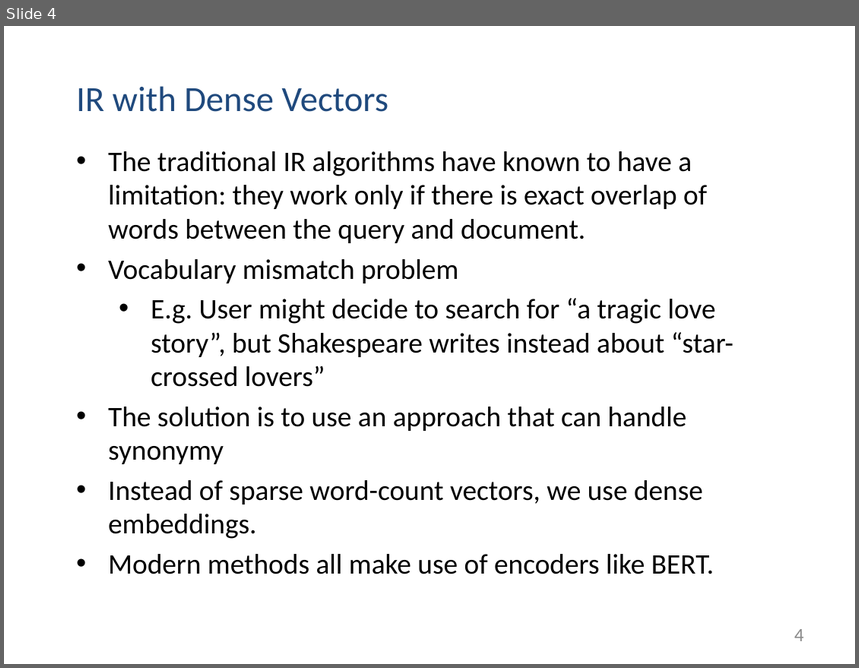
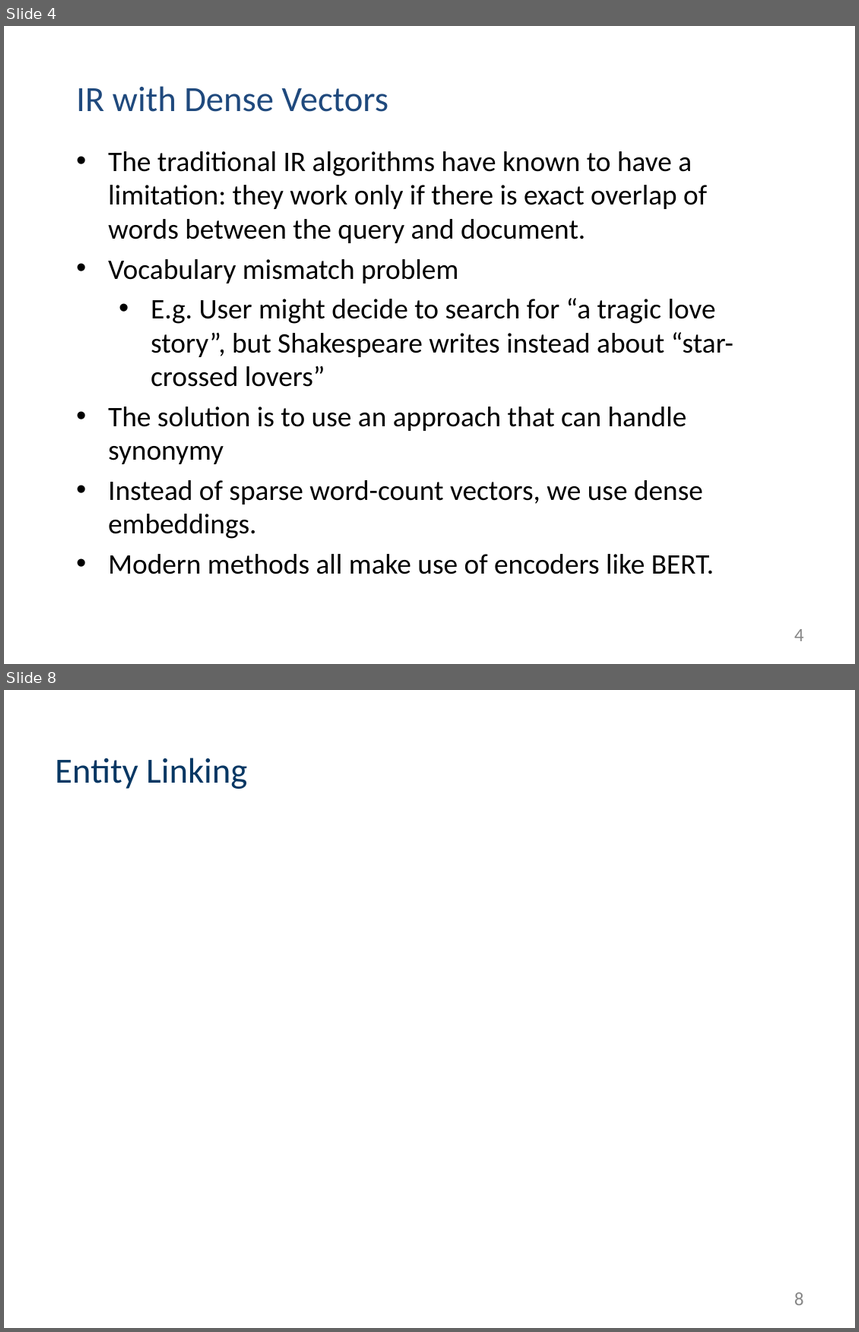
Before and after one commit to muyun/dev.nllp, a slide deck: docs/question-answering-draft.pptx. Shown one above the other, each under a label of ours: slide 4 before the commit, slides 4 and 8 after it; the slides between them are not shown. The pictures are 859x668 and 859x1332 pixels, drawn with LibreOffice and Linux fonts; fonts in the diff are those of the drawing. Boxes give left, top, right and bottom in pixels: in the first picture for what was removed or moved away, otherwise in the second. Text is boxed around its words. In the diff, an @@ line names an element or a change of style, - is before the commit and + after.

```diff
--- a/docs/question-answering-draft.pptx
+++ b/docs/question-answering-draft.pptx
@@ slide 8 added at (4, 690, 855, 1328), background #FFFFFF @@
@@ title added at (55, 758, 247, 789), 30 pt, text #073763 @@
+Entity Linking
@@ page number added at (794, 1293, 804, 1306), 16 pt, text #888888 @@
+8
```
Also in this commit, not shown: 3 other slides changed, 3 other slides added, 3 other files.
